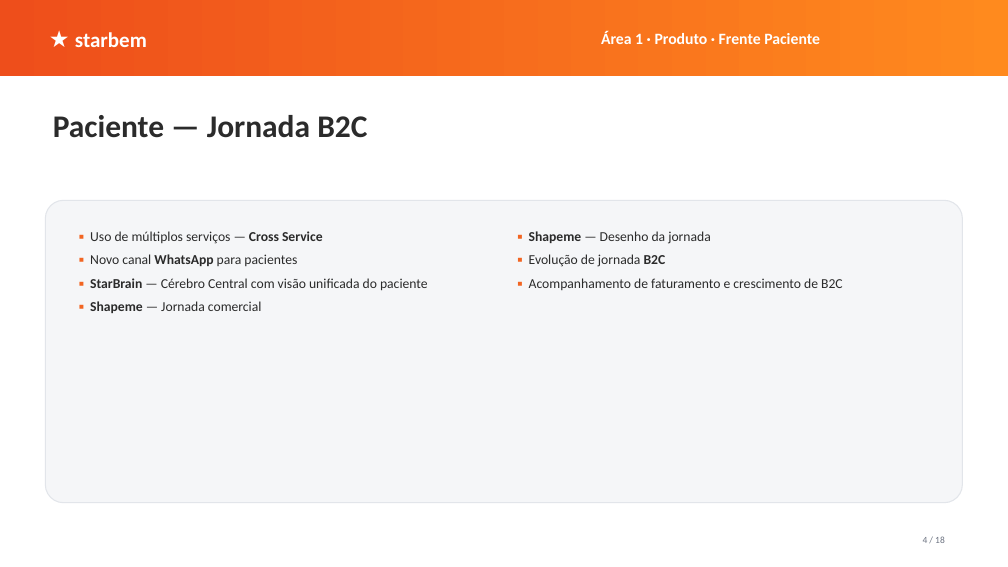
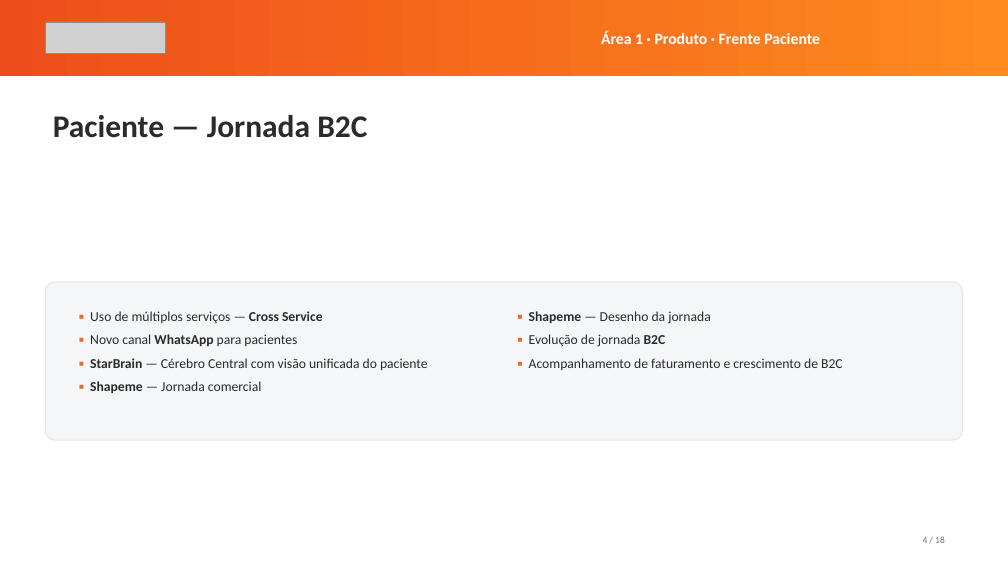
Before and after one commit to renato-dmb/agenda-facil, a slide deck: slide 4 of docs/conversa-ceo/apresentacao.pptx. Drawn at 1008x567 pixels with LibreOffice and Linux fonts; fonts in the diff are those of the drawing; grey boxes stand for pictures. Boxes give left, top, right and bottom in pixels: in the first picture for what was removed or moved away, otherwise in the second. Text is boxed around its words. In the diff, an @@ line names an element or a change of style, - is before the commit and + after.

```diff
--- a/docs/conversa-ceo/apresentacao.pptx
+++ b/docs/conversa-ceo/apresentacao.pptx
@@ picture added at (45, 22, 165, 54) @@
@@ text removed at (75, 32, 147, 47) @@
-★ starbem
@@ rounded rectangle: place and size @@
-rounded rectangle at (45, 200, 963, 503)
+rounded rectangle at (45, 282, 963, 440)
@@ text "▪ Uso de múltiplos serviços ...": place and size @@
-text "▪ Uso de múltiplos serviços ..." at (90, 231, 428, 313)
+text "▪ Uso de múltiplos serviços ..." at (90, 311, 428, 393)
@@ text "▪ Shapeme — Desenho da ...": place and size @@
-text "▪ Shapeme — Desenho da ..." at (529, 231, 843, 290)
+text "▪ Shapeme — Desenho da ..." at (529, 311, 843, 370)
```
Also in this commit, not shown: 17 other slides changed, 6 other files.
